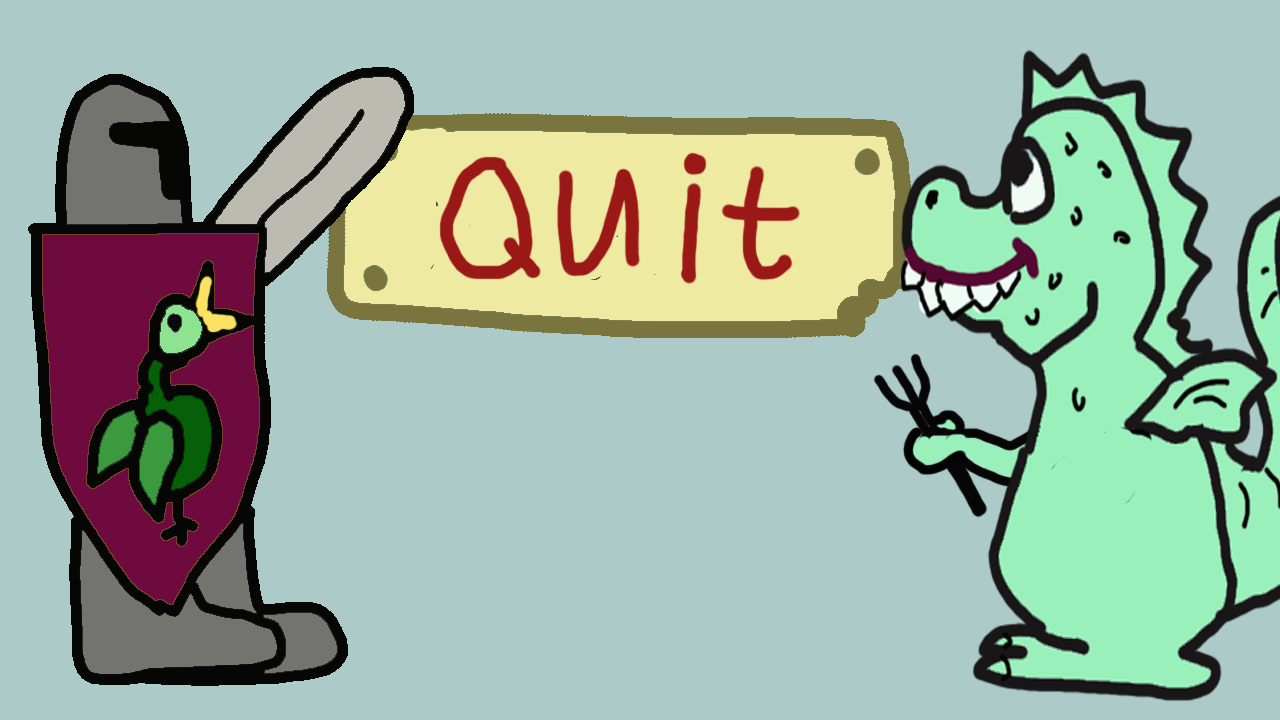
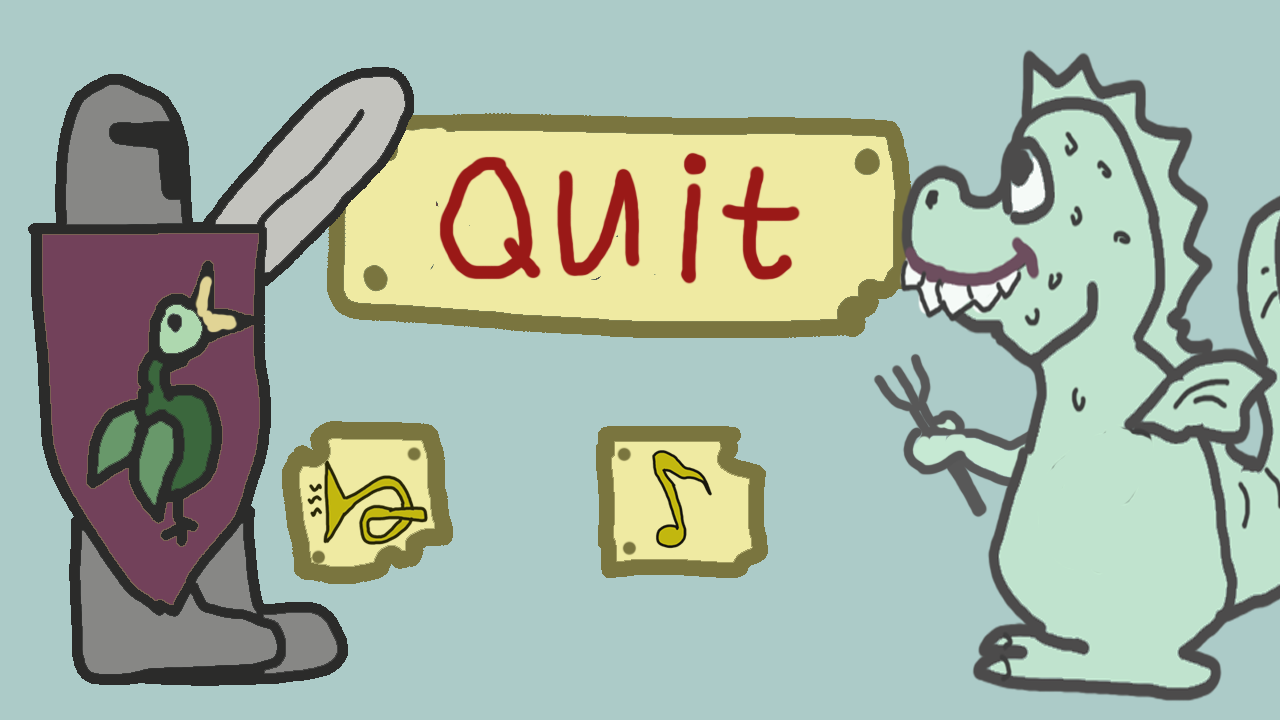
Comparing the layer stacks of the two 1280 × 720 images. Changes:
painted on "Knight" over [28, 67, 414, 686]
painted on "Dragon 2" over [899, 49, 1280, 702]
painted on "hand ten" over [873, 353, 1122, 518]
showed "Music" over [596, 426, 768, 578]
showed "Sound" over [282, 421, 453, 584]
